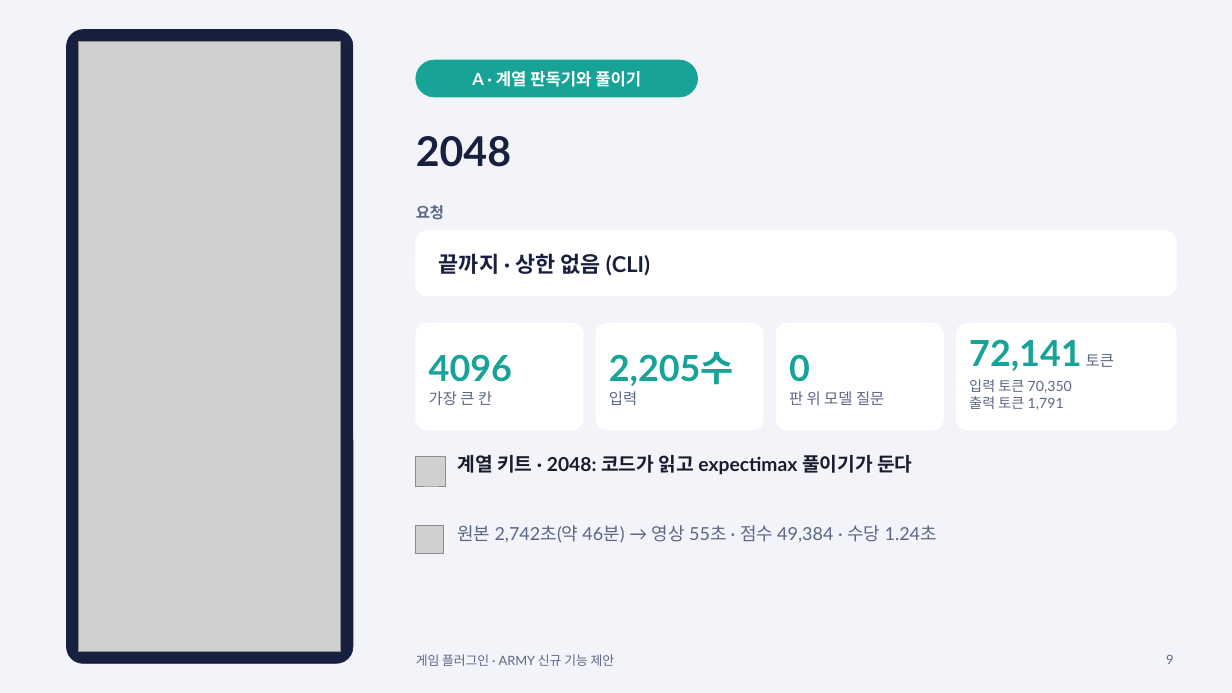
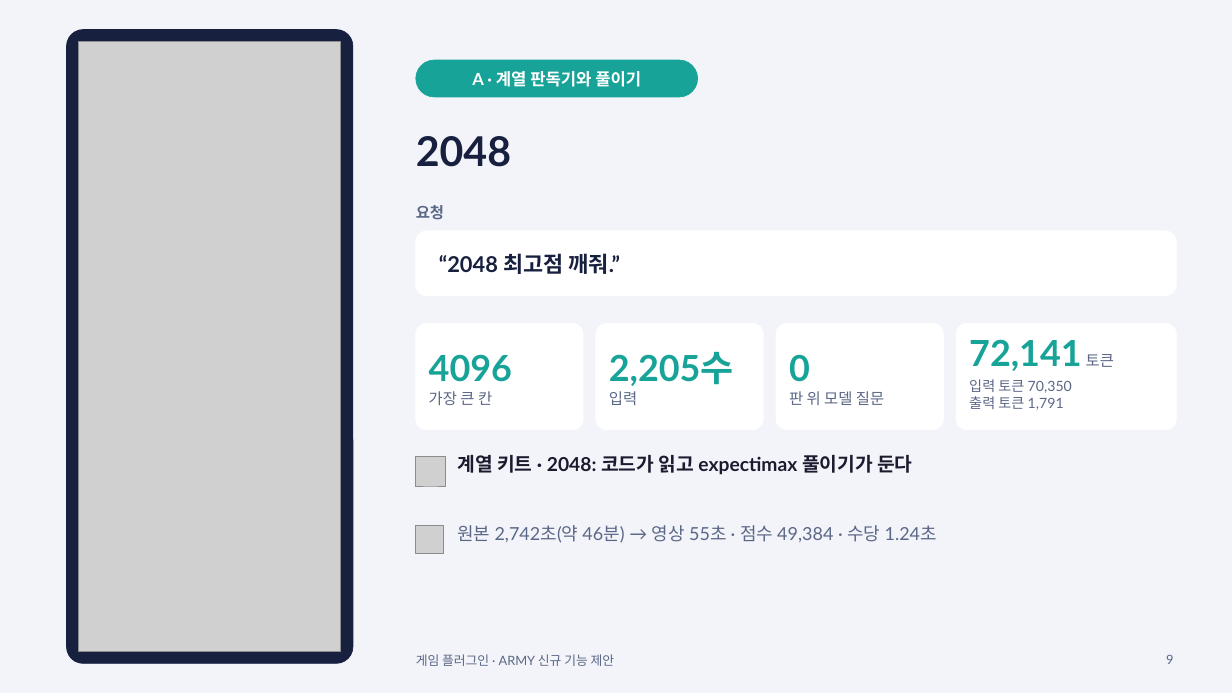
Before and after one commit to jimni-kim/game-lab, a slide deck: slide 9 of final/game-plugin-intro.pptx. Drawn at 1232x693 pixels with LibreOffice and Linux fonts; fonts in the diff are those of the drawing; grey boxes stand for pictures. Boxes give left, top, right and bottom in pixels: in the first picture for what was removed or moved away, otherwise in the second. Text is boxed around its words. In the diff, an @@ line names an element or a change of style, - is before the commit and + after.

```diff
--- a/final/game-plugin-intro.pptx
+++ b/final/game-plugin-intro.pptx
@@ text at bbox=[439, 253, 621, 274]: text changed @@
-끝까지 · 상한 없음 (CLI)
+“2048 최고점 깨줘.”
```
Also in this commit, not shown: 10 other slides changed, 3 other files.
